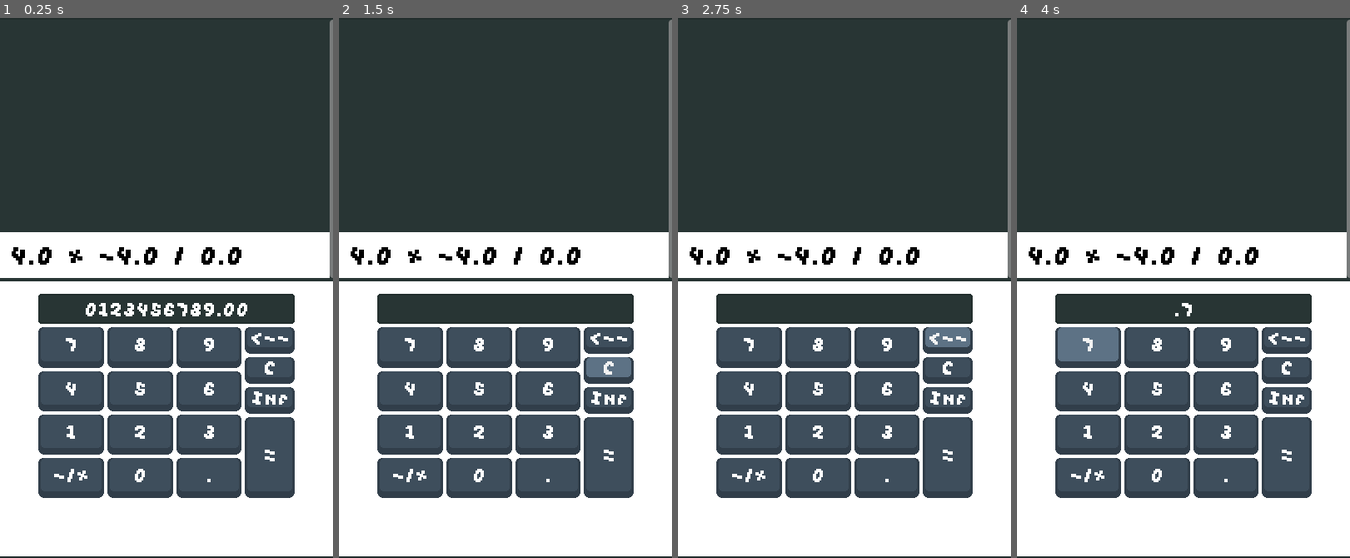
Above: before the commit, frames 1-4 (left to right).
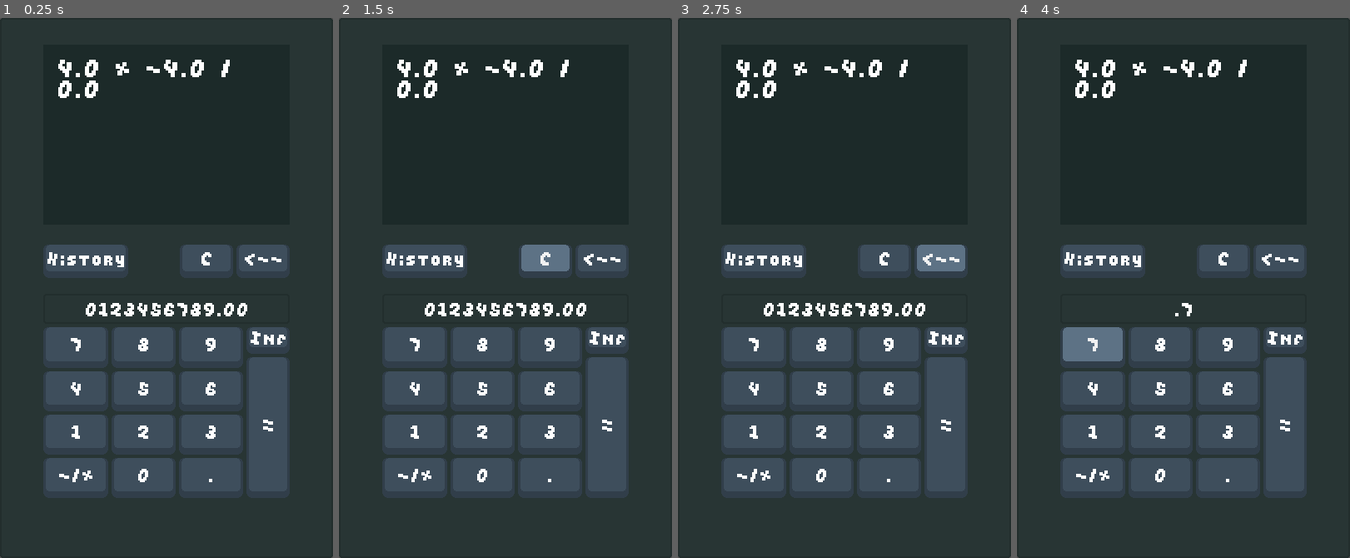
Above: after the commit, the same moments.

Repository: yDewolf/MathDungeons
Game: Godot game, scene res://core/scenes/MathTest.tscn
The game is run twice, just before and just after one commit, with the same random seed, the same clock (stepped at 60 frames per second) and the same inputs.
Inputs (mouse positions are in pixels of both pictures, inside the frame that each line leads up to):
- Up to frame 1 (0.25 s): no input
- Up to frame 2 (1.5 s): click (425, 261) at 0.5 s, where only the run after the commit has a clickable "History"; click "C" at 1.25 s
- Up to frame 3 (2.75 s): click "<--" at 2 s
- Up to frame 4 (4 s): click "." at 2.75 s; click "7" at 3.5 s

The runs differ from the first frame. In frame 1, 36% of the frame differs, in the area x 0-100%, y 0-100%; in frame 2, 37%; in frame 3, 36%; in frame 4, 36%.

Commit message:
More UI changes

Diff:
--- a/core/components/Math/Equations/ExpressionHandler.gd
+++ b/core/components/Math/Equations/ExpressionHandler.gd
@@ -4,9 +4,11 @@
 @export var random_gen: RandomEquationGen
 @export var precision: float = 0.1
 
-@export var expression_vbox: VBoxContainer
-@export var scroll_container: ScrollContainer
+@export_group("Nodes")
+#@export var expression_vbox: VBoxContainer
+#@export var scroll_container: ScrollContainer
 
+@export var view_holder: MathExpressionHolder
 var expression_view: MathExpressionView
 var target_result: AlgebraVariable
 
@@ -17,21 +19,22 @@
 @export var expression_holder_scene: PackedScene
 
 func _ready() -> void:
+	expression_view = view_holder.expression_view
 	virtual_numpad.send_result.connect(check_result)
 	generateNewExpression()
 
 func generateNewExpression() -> void:
-	var expression_holder: MathExpressionHolder = expression_holder_scene.instantiate()
-	expression_view = expression_holder.expression_view
+	#var expression_holder: MathExpressionHolder = expression_holder_scene.instantiate()
+	#expression_view = expression_holder.expression_view
 
 	var expression_string = random_gen.generate_expression_string()
 	var expression = MathExpression.create_from_string(expression_string)
 	self.target_result = expression.solve()
 
-	expression_vbox.add_child(expression_holder)
+	#expression_vbox.add_child(expression_holder)
 	update_view(expression_string)
 	await get_tree().process_frame
-	scroll_container.ensure_control_visible(expression_holder)
+	#scroll_container.ensure_control_visible(expression_holder)
 
 func update_view(string: String):
 	expression_view.show_expression(string)
--- a/core/components/MathProblem/ui/MathExpressionHolder.tscn
+++ b/core/components/MathProblem/ui/MathExpressionHolder.tscn
@@ -5,9 +5,10 @@
 [ext_resource type="Theme" uid="uid://duopp3v3dn4fb" path="res://assets/themes/MainTheme.tres" id="2_o80dg"]
 
 [sub_resource type="StyleBoxFlat" id="StyleBoxFlat_npv4y"]
-bg_color = Color(1, 1, 1, 1)
+bg_color = Color(0.110974, 0.163335, 0.159247, 1)
 
 [node name="PanelContainer" type="PanelContainer" node_paths=PackedStringArray("expression_view")]
+texture_filter = 1
 anchors_preset = 14
 anchor_top = 0.5
 anchor_right = 1.0
@@ -32,4 +33,4 @@
 [node name="MathExpressionView" parent="MarginContainer" instance=ExtResource("1_fd8o1")]
 layout_mode = 2
 theme = ExtResource("2_o80dg")
-theme_override_colors/default_color = Color(0, 0, 0, 1)
+theme_override_colors/default_color = Color(1, 1, 1, 1)
--- a/core/components/MathProblem/ui/numpad/VirtualNumpad.gd
+++ b/core/components/MathProblem/ui/numpad/VirtualNumpad.gd
@@ -25,6 +25,7 @@
 
 func _ready() -> void:
 	for input_number in NUMBER_INPUTS:
+		self.input_manager._process_just_pressed.append(input_number)
 		self.input_manager._register_signal(input_number, InputManager.ActionTypes.PROCESS_JUST_PRESSED)
 		self.input_manager.connect_signal(
 			input_number,
@@ -39,7 +40,7 @@
 		self.input_manager.connect_signal(
 			str(input_name).to_lower(),
 			InputManager.ActionTypes.PROCESS_JUST_PRESSED,
-			self.parse_button_pressed.bind(input_name)
+			self.parse_button_pressed.bind(NumpadButton.ButtonTypes.get(input_name))
 		)
 
 	var all_buttons: Array[NumpadButton] = self._get_child_buttons(self)
@@ -66,8 +67,11 @@
 func update_preview_text():
 	preview_label.text = number_string
 
+func clear_value():
+	self.number_string = ""
 
-func parse_button_pressed(type: NumpadButton.ButtonTypes, value: int) -> void:
+
+func parse_button_pressed(type: NumpadButton.ButtonTypes, value: int = 0) -> void:
 	if type == NumpadButton.ButtonTypes.VALUE:
 		number_string += str(value)
 		return
@@ -94,6 +98,9 @@
 		return
 
 	if type == NumpadButton.ButtonTypes.BACKSPACE:
+		if self.number_string.is_empty():
+			return
+
 		self.number_string = self.number_string.erase(len(self.number_string) - 1)
 		return
 
--- a/core/components/MathProblem/ui/numpad/VirtualNumpad.tscn
+++ b/core/components/MathProblem/ui/numpad/VirtualNumpad.tscn
@@ -149,6 +149,7 @@
 size_flags_horizontal = 8
 
 [node name="Backspace" type="Button" parent="VBoxContainer/HBoxContainer/ActionColumn"]
+visible = false
 custom_minimum_size = Vector2(60, 32)
 layout_mode = 2
 size_flags_horizontal = 3
@@ -157,6 +158,7 @@
 type = 2
 
 [node name="Clear" type="Button" parent="VBoxContainer/HBoxContainer/ActionColumn"]
+visible = false
 custom_minimum_size = Vector2(0, 32)
 layout_mode = 2
 size_flags_horizontal = 3
--- a/core/scenes/MathTest.tscn
+++ b/core/scenes/MathTest.tscn
@@ -5,20 +5,17 @@
 [ext_resource type="Script" uid="uid://cpnnadgp3ccya" path="res://core/components/Math/RandomEquationGen.gd" id="2_0d0ds"]
 [ext_resource type="PackedScene" uid="uid://cnvfl67tvkvm5" path="res://core/components/MathProblem/ui/MathExpressionHolder.tscn" id="4_h0gn3"]
 [ext_resource type="Theme" uid="uid://bfqj2vwf5wtg4" path="res://assets/themes/NumpadTheme.tres" id="4_radsl"]
+[ext_resource type="Script" uid="uid://x3tntnkahsqy" path="res://core/components/MathProblem/ui/numpad/NumpadButton.gd" id="5_5xw58"]
 [ext_resource type="PackedScene" uid="uid://dyl0664juyqfg" path="res://core/components/MathProblem/ui/numpad/VirtualNumpad.tscn" id="5_radsl"]
-
-[sub_resource type="StyleBoxFlat" id="StyleBoxFlat_npv4y"]
-bg_color = Color(1, 1, 1, 1)
 
 [node name="MathTest" type="Node"]
 
-[node name="ExpressionHandler" type="Node" parent="." node_paths=PackedStringArray("random_gen", "expression_vbox", "scroll_container", "warn_label", "virtual_numpad")]
+[node name="ExpressionHandler" type="Node" parent="." node_paths=PackedStringArray("random_gen", "view_holder", "warn_label", "virtual_numpad")]
 script = ExtResource("1_gvqed")
 random_gen = NodePath("../RandomEquationGen")
-expression_vbox = NodePath("../UI/PanelContainer/VBoxContainer/ScrollContainer/ExpressionVBox")
-scroll_container = NodePath("../UI/PanelContainer/VBoxContainer/ScrollContainer")
-warn_label = NodePath("../UI/PanelContainer/MarginContainer/Warning")
-virtual_numpad = NodePath("../UI/PanelContainer/VBoxContainer/PanelContainer2/VirtualNumpad")
+view_holder = NodePath("../UI/PanelContainer/VBoxContainer/MarginContainer2/PanelContainer")
+warn_label = NodePath("../UI/PanelContainer/VBoxContainer/MarginContainer2/PanelContainer/Warning")
+virtual_numpad = NodePath("../UI/PanelContainer/VBoxContainer/VirtualNumpad")
 expression_holder_scene = ExtResource("4_h0gn3")
 
 [node name="RandomEquationGen" type="Node" parent="."]
@@ -48,40 +45,20 @@
 
 [node name="VBoxContainer" type="VBoxContainer" parent="UI/PanelContainer"]
 layout_mode = 2
-size_flags_horizontal = 4
-alignment = 2
 
-[node name="ScrollContainer" type="ScrollContainer" parent="UI/PanelContainer/VBoxContainer"]
-custom_minimum_size = Vector2(0, 64)
+[node name="MarginContainer2" type="MarginContainer" parent="UI/PanelContainer/VBoxContainer"]
 layout_mode = 2
 size_flags_vertical = 3
-theme = ExtResource("4_radsl")
-follow_focus = true
-horizontal_scroll_mode = 0
-vertical_scroll_mode = 2
+theme_override_constants/margin_left = 50
+theme_override_constants/margin_top = 30
+theme_override_constants/margin_right = 50
+theme_override_constants/margin_bottom = 20
 
-[node name="ExpressionVBox" type="VBoxContainer" parent="UI/PanelContainer/VBoxContainer/ScrollContainer"]
-custom_minimum_size = Vector2(400, 0)
+[node name="PanelContainer" parent="UI/PanelContainer/VBoxContainer/MarginContainer2" instance=ExtResource("4_h0gn3")]
 layout_mode = 2
-size_flags_horizontal = 3
 size_flags_vertical = 3
-alignment = 2
 
-[node name="PanelContainer2" type="PanelContainer" parent="UI/PanelContainer/VBoxContainer"]
-layout_mode = 2
-size_flags_vertical = 8
-theme_override_styles/panel = SubResource("StyleBoxFlat_npv4y")
-
-[node name="VirtualNumpad" parent="UI/PanelContainer/VBoxContainer/PanelContainer2" instance=ExtResource("5_radsl")]
-texture_filter = 1
-layout_mode = 2
-
-[node name="MarginContainer" type="MarginContainer" parent="UI/PanelContainer"]
-layout_mode = 2
-size_flags_vertical = 0
-theme_override_constants/margin_top = 50
-
-[node name="Warning" parent="UI/PanelContainer/MarginContainer" instance=ExtResource("1_npv4y")]
+[node name="Warning" parent="UI/PanelContainer/VBoxContainer/MarginContainer2/PanelContainer" instance=ExtResource("1_npv4y")]
 visible = false
 custom_minimum_size = Vector2(0, 32.89)
 layout_mode = 2
@@ -89,3 +66,50 @@
 horizontal_alignment = 1
 vertical_alignment = 1
 script = null
+
+[node name="MarginContainer" type="MarginContainer" parent="UI/PanelContainer/VBoxContainer"]
+layout_mode = 2
+theme_override_constants/margin_left = 50
+theme_override_constants/margin_right = 50
+
+[node name="MenuHBox" type="HBoxContainer" parent="UI/PanelContainer/VBoxContainer/MarginContainer"]
+custom_minimum_size = Vector2(0, 40)
+layout_mode = 2
+alignment = 1
+
+[node name="MenuHBox2" type="HBoxContainer" parent="UI/PanelContainer/VBoxContainer/MarginContainer/MenuHBox"]
+layout_mode = 2
+size_flags_horizontal = 3
+
+[node name="Button" type="Button" parent="UI/PanelContainer/VBoxContainer/MarginContainer/MenuHBox/MenuHBox2"]
+layout_mode = 2
+text = "History"
+
+[node name="Clear" type="Button" parent="UI/PanelContainer/VBoxContainer/MarginContainer/MenuHBox"]
+custom_minimum_size = Vector2(64, 0)
+layout_mode = 2
+size_flags_horizontal = 4
+text = "C"
+script = ExtResource("5_5xw58")
+type = 3
+metadata/_custom_type_script = "uid://x3tntnkahsqy"
+
+[node name="Backspace" type="Button" parent="UI/PanelContainer/VBoxContainer/MarginContainer/MenuHBox"]
+custom_minimum_size = Vector2(64, 0)
+layout_mode = 2
+size_flags_horizontal = 4
+text = "<--"
+script = ExtResource("5_5xw58")
+type = 2
+metadata/_custom_type_script = "uid://x3tntnkahsqy"
+
+[node name="VirtualNumpad" parent="UI/PanelContainer/VBoxContainer" node_paths=PackedStringArray("external_buttons") instance=ExtResource("5_radsl")]
+texture_filter = 1
+layout_mode = 2
+external_buttons = [NodePath("../MarginContainer/MenuHBox/Backspace")]
+
+[node name="MarginContainer" type="MarginContainer" parent="UI/PanelContainer"]
+visible = false
+layout_mode = 2
+size_flags_vertical = 0
+theme_override_constants/margin_top = 50
